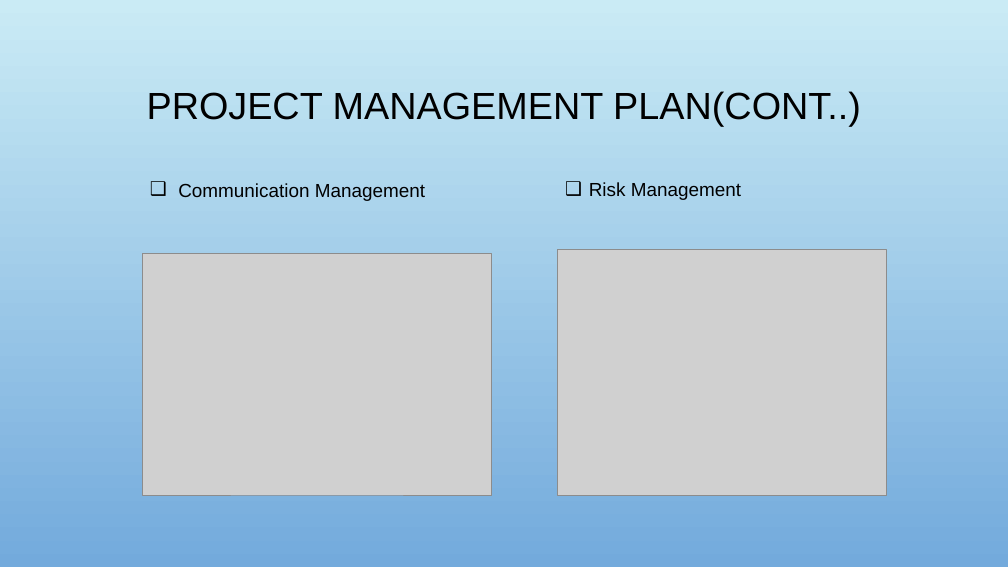
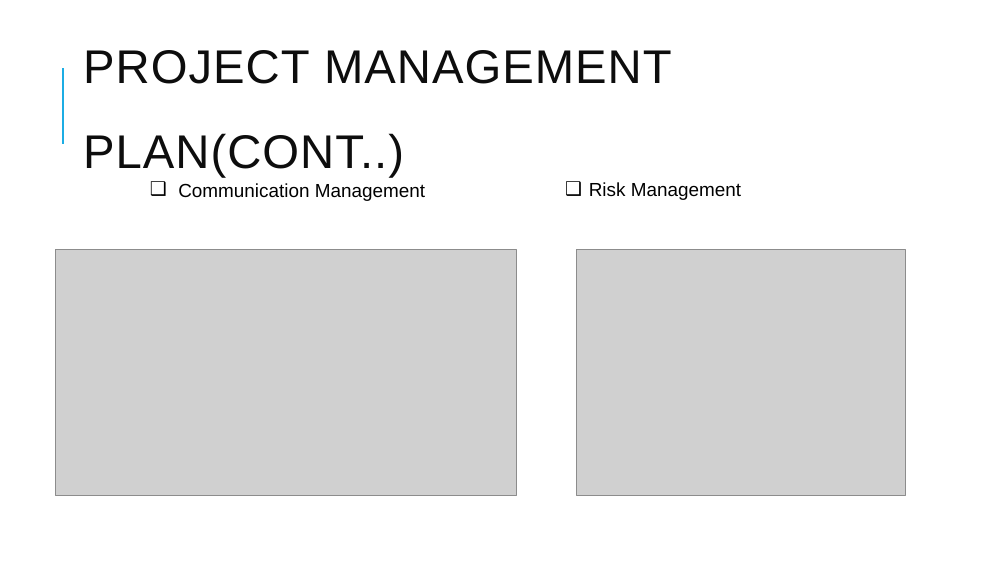
Before and after one commit to RaviTeja444/health-wellness, a slide deck: slide 13 of docs/presentation/Walk_Tracker.pptx. Drawn at 1008x567 pixels with LibreOffice and Linux fonts; fonts in the diff are those of the drawing; grey boxes stand for pictures; background and template pictures are left out. Boxes give left, top, right and bottom in pixels: in the first picture for what was removed or moved away, otherwise in the second. Text is boxed around its words. In the diff, an @@ line names an element or a change of style, - is before the commit and + after.

Commit message:
Updating the functional requirements for the project

```diff
--- a/docs/presentation/Walk_Tracker.pptx
+++ b/docs/presentation/Walk_Tracker.pptx
@@ background picture (left out) to #FFFFFF @@
@@ title "PROJECT MANAGEMENT PLAN(CONT..)" at bbox=[83, 50, 672, 178]: size 36 to 45 pt, text colour #000000 to #0D0D0D, letter spacing 0 to 1 pt; alignment centre to left @@
@@ line added from (63, 144) to (63, 68), #1CADE4 1.5 pt @@
@@ picture: place and size @@
-picture at bbox=[143, 254, 492, 495]
+picture at bbox=[55, 250, 516, 495]
@@ picture: place and size @@
-picture at bbox=[558, 250, 887, 495]
+picture at bbox=[576, 250, 905, 495]
```
Also in this commit, not shown: 13 other slides changed.
